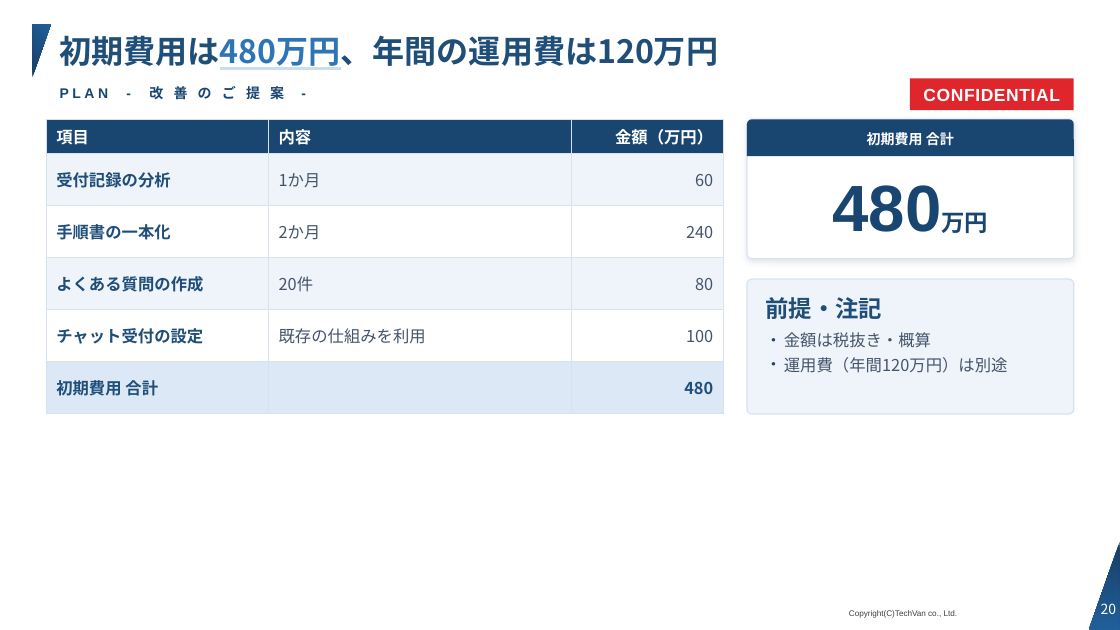
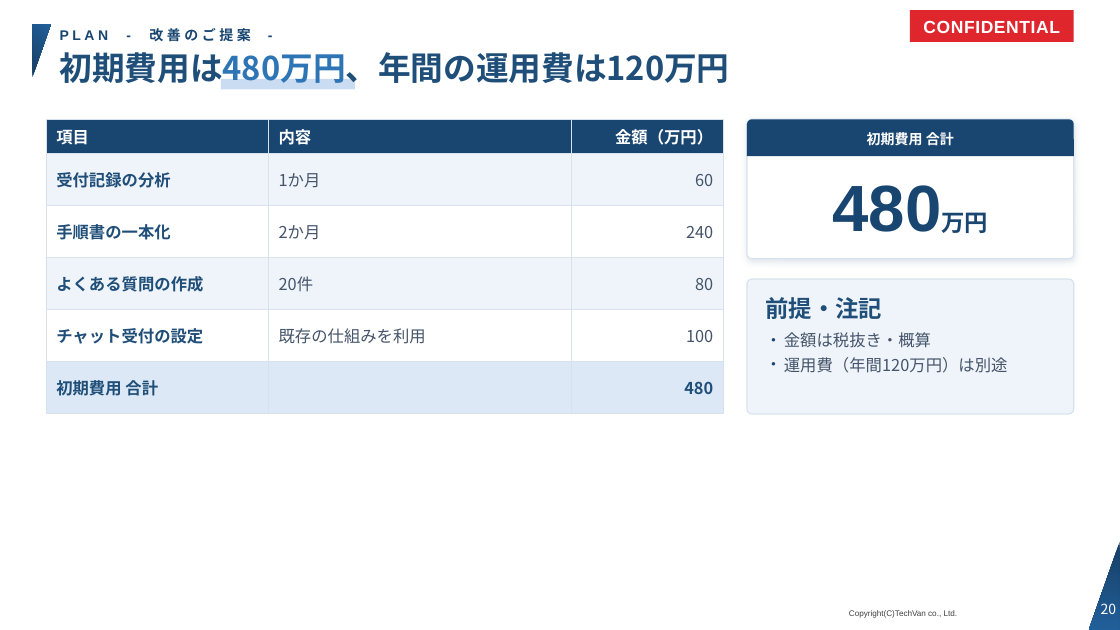
Before and after one commit to Kishi-Satoshi/slide-techvan-dist, a slide deck: slide 20 of plugins/slide-techvan/skills/slide-techvan/examples/catalog-techvan.pptx. Drawn at 1120x630 pixels with LibreOffice and Linux fonts; fonts in the diff are those of the drawing; background and template pictures are left out. Boxes give left, top, right and bottom in pixels: in the first picture for what was removed or moved away, otherwise in the second. Text is boxed around its words. In the diff, an @@ line names an element or a change of style, - is before the commit and + after.

```diff
--- a/plugins/slide-techvan/skills/slide-techvan/examples/catalog-techvan.pptx
+++ b/plugins/slide-techvan/skills/slide-techvan/examples/catalog-techvan.pptx
@@ text at (60,28,250,42): spaces changed @@
-PLAN - 改 善 の ご 提 案 -
+PLAN - 改善のご提案 -
@@ rectangle "CONFIDENTIAL": place and size @@
-rectangle "CONFIDENTIAL" at (910,78,1074,110)
+rectangle "CONFIDENTIAL" at (910,10,1074,42)
@@ title "初期費用は480万円、年間の運用費は120万円": place and size @@
-title "初期費用は480万円、年間の運用費は120万円" at (60,35,719,70)
+title "初期費用は480万円、年間の運用費は120万円" at (60,52,730,89)
@@ title "初期費用は480万円、年間の運用費は120万円" at (60,52,730,89): size 27.5 to 28 pt; underline off in "初期費用は480万円、年間の運用費は120万円"; vertical alignment middle to top @@
@@ rectangle added at (221,79,355,89), fill #C9DCF2 @@
```
Also in this commit, not shown: 25 other slides changed, 9 other files.
